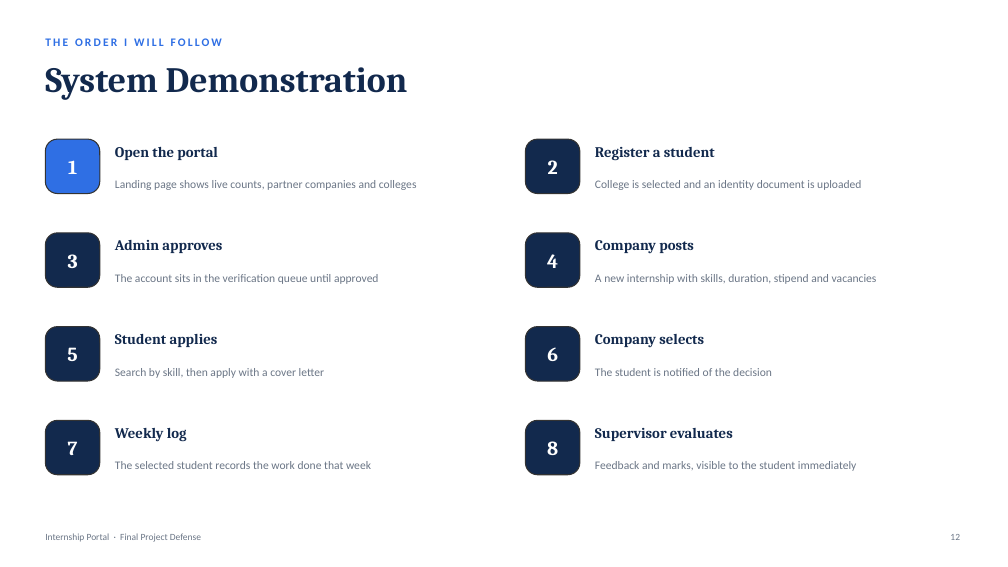
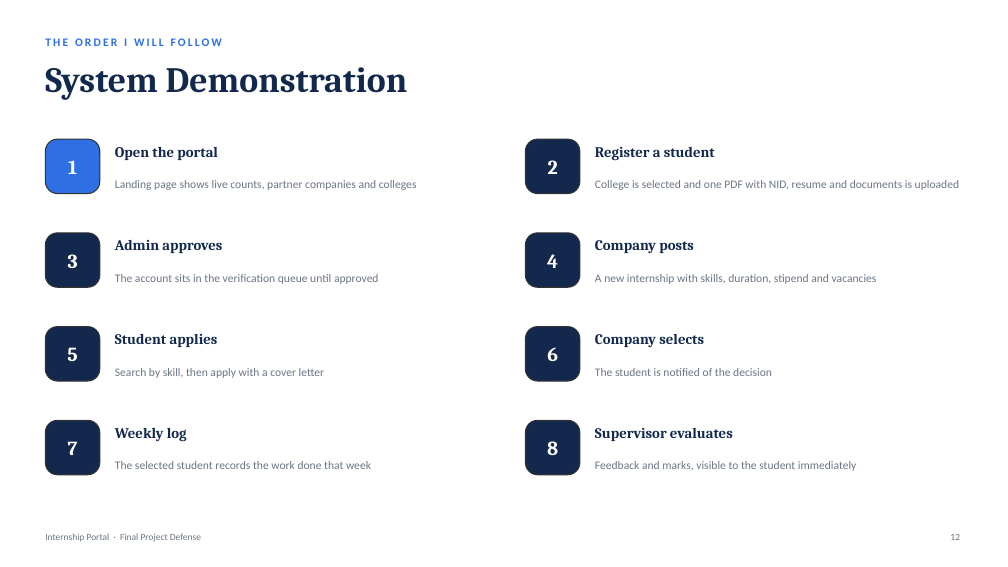
Before and after one commit to RamSinghKarki/Internship_Portal, a slide deck: slide 12 of docs/Final_Defense_Presentation.pptx. Drawn at 1008x567 pixels with LibreOffice and Linux fonts; fonts in the diff are those of the drawing. Boxes give left, top, right and bottom in pixels: in the first picture for what was removed or moved away, otherwise in the second. Text is boxed around its words. In the diff, an @@ line names an element or a change of style, - is before the commit and + after.

```diff
--- a/docs/Final_Defense_Presentation.pptx
+++ b/docs/Final_Defense_Presentation.pptx
@@ text at bbox=[595, 180, 959, 190]: text changed @@
-College is selected and an identity document is uploaded
+College is selected and one PDF with NID, resume and documents is uploaded
```
Also in this commit, not shown: 6 other slides changed, 14 other files.
